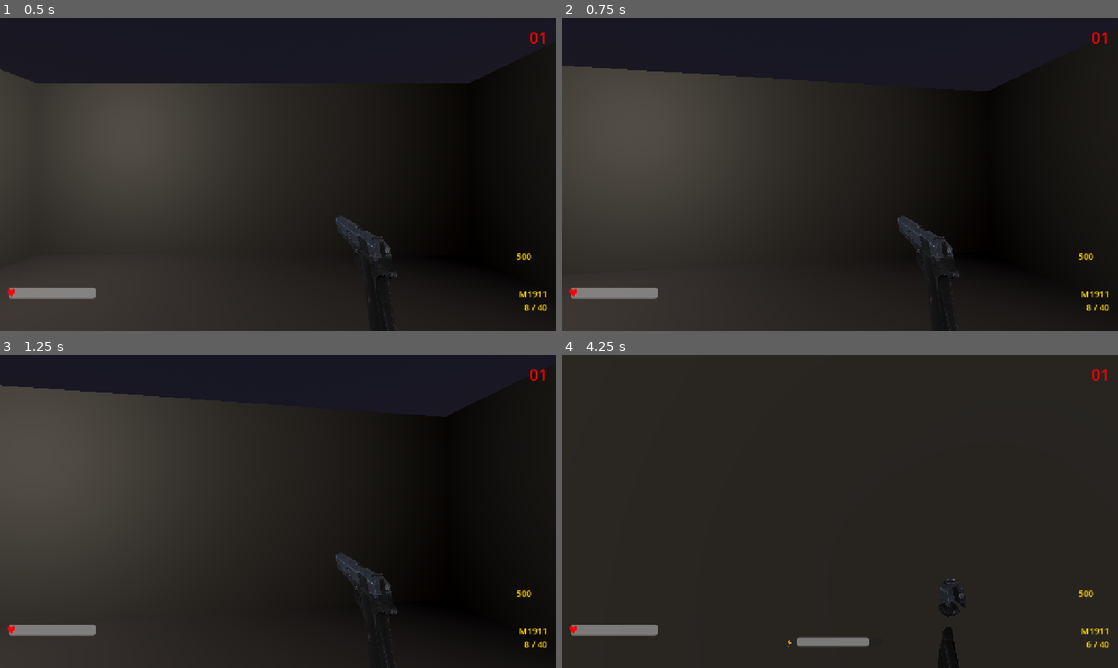
Above: before the commit, frames 1-4 (two rows, left to right).
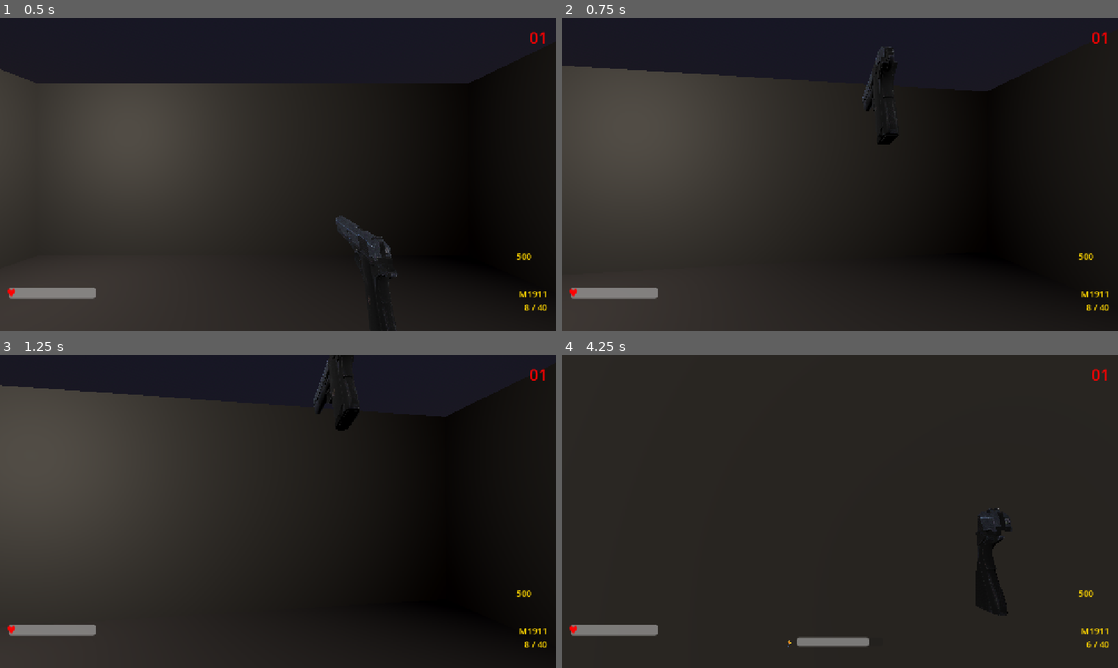
Above: after the commit, the same moments.

Repository: MisterrTurtle209/turtle-zombies-godot
Game: Godot game, scene res://scenes/Main.tscn
Two runs of this game, one before a commit and one after it. Both use one fixed random seed, a clock stepped at 60 frames per second and the inputs below.
Inputs (mouse positions are in pixels of both pictures, inside the frame that each line leads up to):
- Up to frame 1 (0.5 s): no input
- Up to frame 2 (0.75 s): tap Enter at 0.5 s; move the mouse to (867, 174) at 0.52 s; hold W (move_forward) from 0.53 s (still down); hold C (crouch) from 0.53 s (still down)
- Up to frame 3 (1.25 s): keep holding W (move_forward); keep holding C (crouch)
- Up to frame 4 (4.25 s): keep holding W (move_forward); move the mouse to (812, 511) at 1.27 s; release C (crouch) at 1.28 s; click (812, 511) at 1.35 s; move the mouse to (851, 505) at 2.02 s; hold Shift (sprint) 2.03-2.78 s; move the mouse to (834, 517) at 2.77 s; tap C (crouch) at 2.85 s; tap Space at 3.5 s; move the mouse to (878, 514) at 3.52 s; click (878, 514) at 3.6 s; tap R (reload) at 4.15 s

Frame 1 is identical in both runs. In frame 2, 0.8% of the frame differs, in the area x 54-72%, y 9-92%; in frame 3, 0.9%; in frame 4, 0.9%, in the area x 67-81%, y 48-100%.

Commit message:
fix: weapon walking bob was not triggering due to is_on_floor() guard
- Relaxed the is_moving condition in weapon bob to use only horizontal speed > 0.5 (removed is_on_floor() dependency).
- Reason: the prototype has no gravity (Player forces velocity.y=0), so is_on_floor() can be unreliable.
- Renamed internal function _update_weapon_bob_and_sway -> _update_weapon_bob and updated call + comments for clarity.
- Bob should now work when walking/sprinting/crouching.
- (Sway remains fully removed as requested.)

Diff:
--- a/turtle-zombies-godot/scripts/Weapon.gd
+++ b/turtle-zombies-godot/scripts/Weapon.gd
@@ -183,8 +183,8 @@
 		if recoil_pitch < 0:
 			recoil_pitch = 0
 
-	# === WEAPON BOB & SWAY ===
-	_update_weapon_bob_and_sway(delta)
+	# === WEAPON BOB ===
+	_update_weapon_bob(delta)
 
 
 # =============================================================================
@@ -318,9 +318,9 @@
 # =============================================================================
 # WEAPON BOB
 # =============================================================================
-# Look-based sway has been removed (it caused the weapon to fly around when turning the view).
+# Look-based sway has been removed entirely.
 # Only a slight, natural walking bob remains when the player is moving.
-func _update_weapon_bob_and_sway(delta: float):
+func _update_weapon_bob(delta: float):
 	if not main_camera:
 		return
 
@@ -329,7 +329,11 @@
 
 	var velocity = owning_player.velocity
 	var speed = velocity.length()
-	var is_moving = speed > 0.5 and owning_player.is_on_floor()
+	# Use speed only for "is_moving".
+	# The is_on_floor() check was removed because this prototype has no gravity/jumping
+	# (velocity.y is forced to 0 in Player), making is_on_floor() unreliable or always false.
+	# As long as the player has horizontal speed, we want the weapon to bob.
+	var is_moving = speed > 0.5
 
 	# === WALKING BOB (slight bobbing when moving) ===
 	# All look-based sway (head turning drift / "flying around the screen") has been removed entirely.
